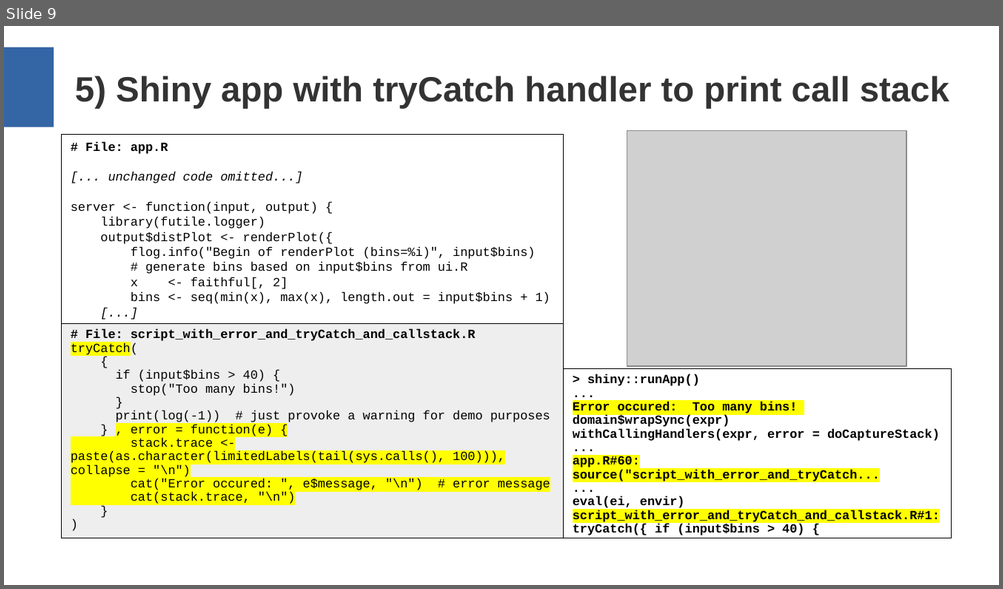
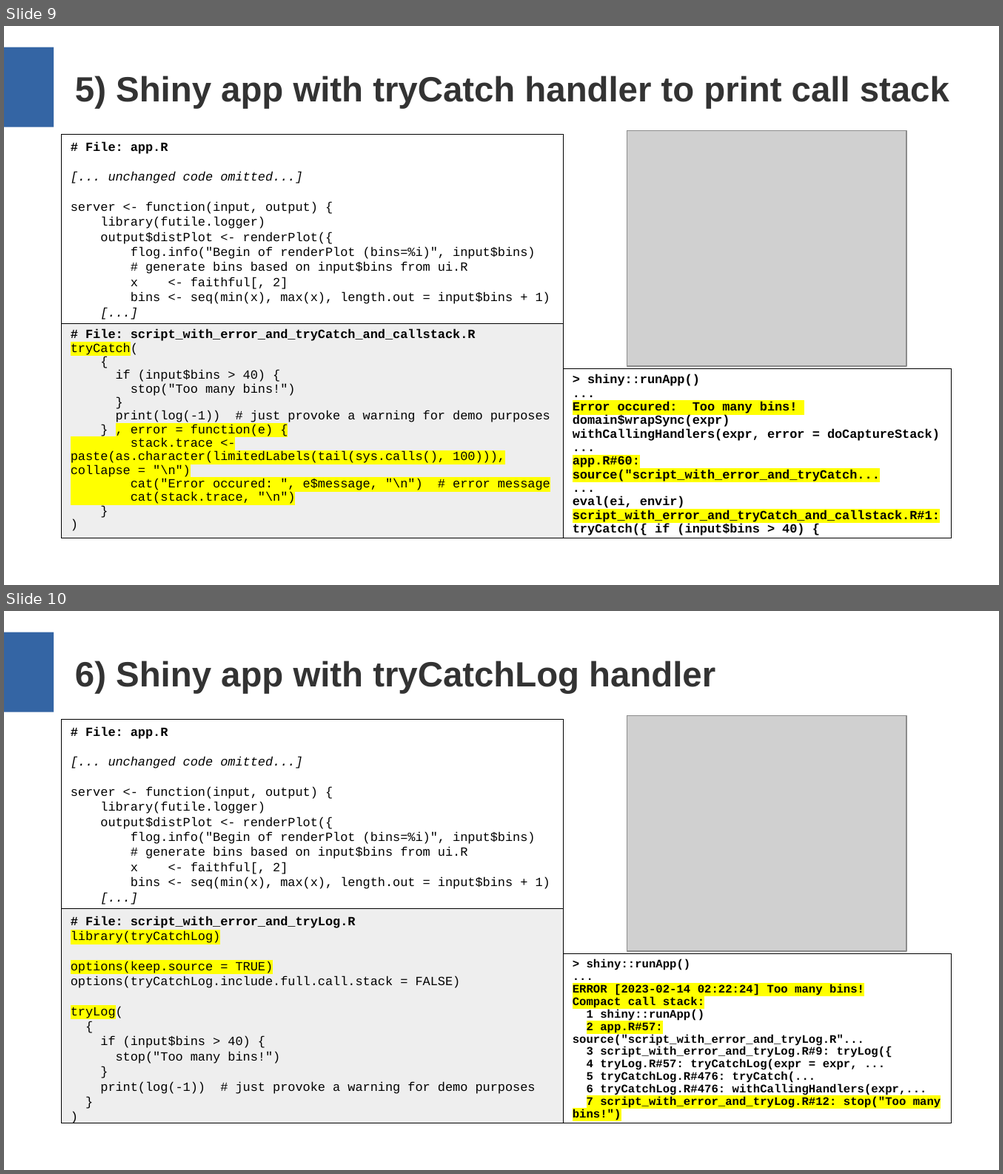
Before and after one commit to aryoda/R_shiny_post_mortem_analysis_training, a slide deck: Training slides.odp. Shown one above the other, each under a label of ours: slide 9 before the commit, slides 9 and 10 after it. The pictures are 1003x589 and 1003x1174 pixels, drawn with LibreOffice and Linux fonts; fonts in the diff are those of the drawing; grey boxes stand for pictures. Boxes give left, top, right and bottom in pixels: in the first picture for what was removed or moved away, otherwise in the second. Text is boxed around its words. In the diff, an @@ line names an element or a change of style, - is before the commit and + after.

```diff
--- a/Training slides.odp
+++ b/Training slides.odp
@@ slide 10 added at [4, 611, 999, 1170], background #FFFFFF; not listed: 1 template element that a slide beside it also shows @@
@@ title added at [75, 661, 715, 694], 28 pt, text #333333, bold @@
+6) Shiny app with tryCatchLog handler
@@ rectangle added at [62, 719, 563, 908], outline #000000 0 pt, 10 pt, text #000000 @@
+# File: app.R
+[... unchanged code omitted...]
+server <- function(input, output) {
+library(futile.logger)
+output$distPlot <- renderPlot({
+flog.info("Begin of renderPlot (bins=%i)", input$bins)
+# generate bins based on input$bins from ui.R
+x <- faithful[, 2]
+bins <- seq(min(x), max(x), length.out = input$bins + 1)
+[...]
@@ picture added at [627, 715, 907, 951] @@
@@ rectangle added at [62, 908, 563, 1124], fill #EEEEEE, outline #000000 0 pt, 10 pt, text #000000 @@
+# File: script_with_error_and_tryLog.R
+library(tryCatchLog)
+options(keep.source = TRUE)
+options(tryCatchLog.include.full.call.stack = FALSE)
+tryLog(
+{
+if (input$bins > 40) {
+stop("Too many bins!")
+}
+print(log(-1)) # just provoke a warning for demo purposes
+}
+)
@@ rectangle added at [563, 954, 952, 1124], outline #000000 0 pt, 9.2 pt, text #000000, bold @@
+> shiny::runApp()
+...
+ERROR [2023-02-14 02:22:24] Too many bins!
+Compact call stack:
+1 shiny::runApp()
+2 app.R#57: source("script_with_error_and_tryLog.R"...
+3 script_with_error_and_tryLog.R#9: tryLog({
+4 tryLog.R#57: tryCatchLog(expr = expr, ...
+5 tryCatchLog.R#476: tryCatch(...
+6 tryCatchLog.R#476: withCallingHandlers(expr,...
+7 script_with_error_and_tryLog.R#12: stop("Too many bins!")
```
Also in this commit, not shown: 2 other slides added.
